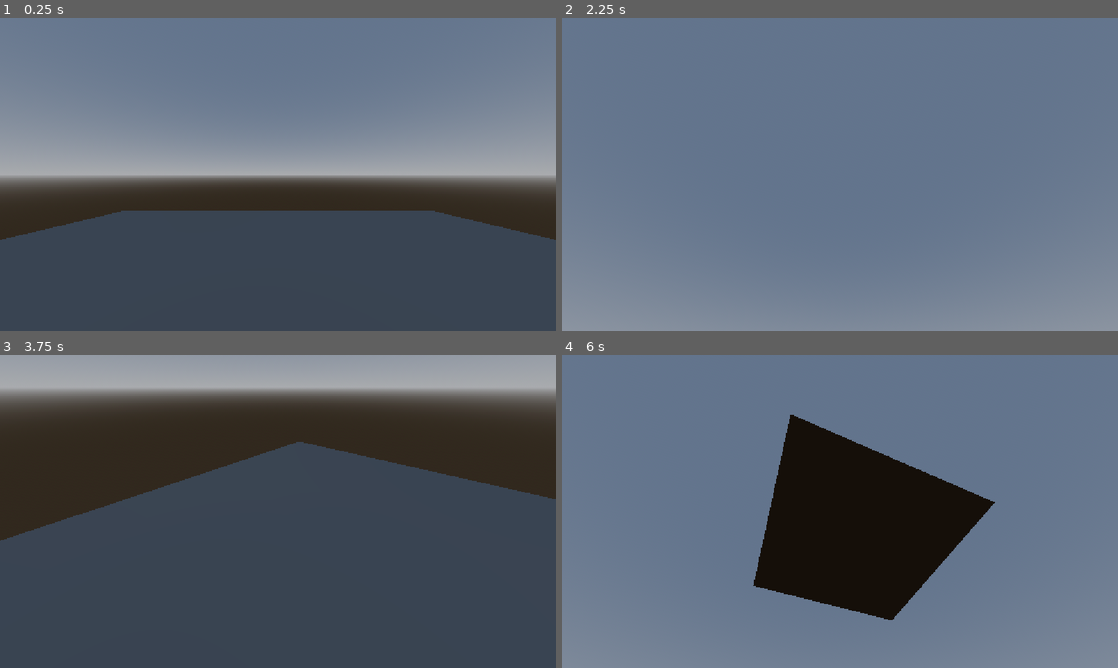
Above: before the commit, frames 1-4 (two rows, left to right).
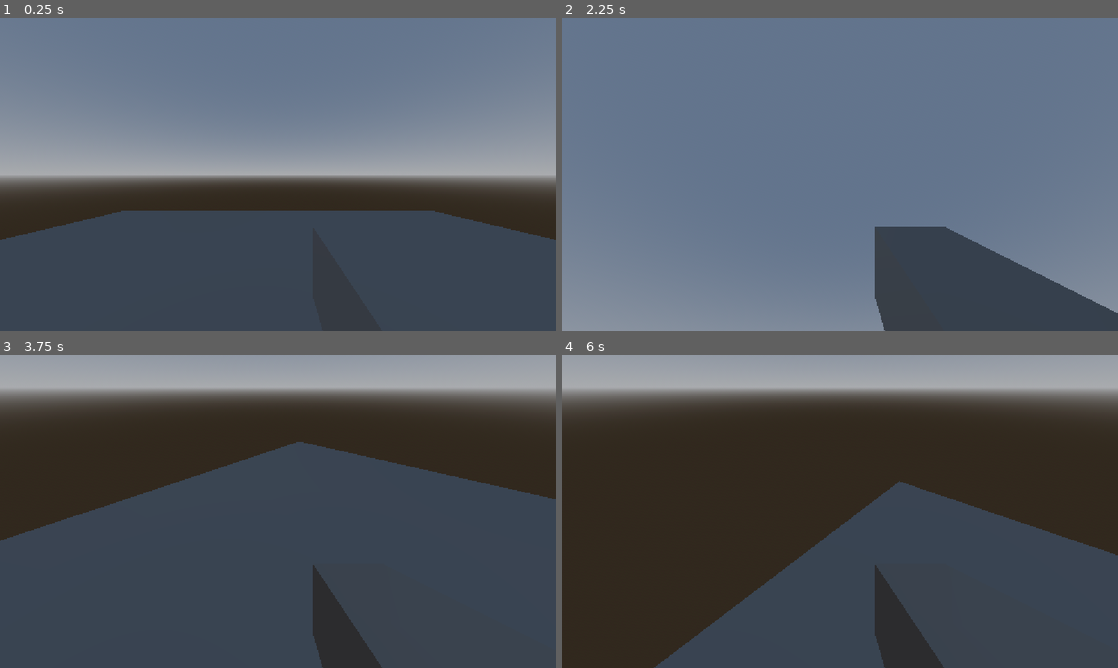
Above: after the commit, the same moments.

Repository: RayTK09/protogenStealsAltmansRam
Game: Godot game, scene res://scenes/test.tscn
Two runs of this game, one before a commit and one after it. Both use one fixed random seed, a clock stepped at 60 frames per second and the inputs below.
Inputs (mouse positions are in pixels of both pictures, inside the frame that each line leads up to):
- Up to frame 1 (0.25 s): no input
- Up to frame 2 (2.25 s): tap Enter (ui_accept) at 0.5, 0.6, 1.55, 2.1 s; move the mouse to (962, 158) at 0.52 s; hold D (right) 0.53-1.28 s; click (962, 158) at 0.67 s; tap Space (jump) at 0.77, 0.8, 1.07, 1.35, 1.52, 1.82 s; move the mouse to (728, 190) at 1.27 s; hold S (backward) 1.28-2.03 s; click (728, 190) at 1.42 s; move the mouse to (895, 105) at 2.02 s; hold D (right) from 2.03 s (still down); click (895, 105) at 2.17 s
- Up to frame 3 (3.75 s): tap Space (jump) at 2.3, 3.02, 3.32 s; tap Enter (ui_accept) at 2.75, 3.05 s; move the mouse to (250, 574) at 2.77 s; release D (right) at 2.78 s; hold W (forward) 2.78-3.53 s; tap Alt at 2.85 s; click (250, 574) at 2.92 s; move the mouse to (444, 558) at 3.52 s; hold A (left) from 3.53 s (still down); tap Shift at 3.6 s; click (444, 558) at 3.67 s
- Up to frame 4 (6 s): tap Space (jump) at 3.77, 3.8, 4.07, 4.52, 4.82, 5.1 s; tap Escape (esc, bound only after the commit) at 4.15 s; move the mouse to (673, 464) at 4.27 s; tap Enter (ui_accept) at 4.35, 5, 5.85 s; click (673, 464) at 4.42 s; move the mouse to (867, 511) at 5.02 s; release A (left) at 5.03 s; hold S (backward) 5.03-5.78 s; click (867, 511) at 5.17 s; move the mouse to (756, 433) at 5.77 s; hold D (right) from 5.78 s (still down); click (756, 433) at 5.92 s

The runs differ from the first frame. In frame 2, 10% of the frame differs, in the area x 56-100%, y 66-100%; in frame 3, 2.0%; in frame 4, 100%, in the area x 0-100%, y 0-100%.

Commit message:
added base weapon system

Diff:
--- a/project.godot
+++ b/project.godot
@@ -14,6 +14,10 @@
 run/main_scene="uid://g81qq63051vn"
 config/features=PackedStringArray("4.7", "Mobile")
 config/icon="res://icon.svg"
+
+[autoload]
+
+Gobals="*uid://d1oq8aynywxex"
 
 [display]
 
@@ -51,6 +55,21 @@
 "events": [Object(InputEventKey,"resource_local_to_scene":false,"resource_name":"","device":-1,"window_id":0,"alt_press …(191 unchanged characters)…
 ]
 }
+esc={
+"deadzone": 0.2,
+"events": [Object(InputEventKey,"resource_local_to_scene":false,"resource_name":"","device":-1,"window_id":0,"alt_pressed":false,"shift_pressed":false,"ctrl_pressed":false,"meta_pressed":false,"pressed":false,"keycode":0,"physical_keycode":4194305,"key_label":0,"unicode":0,"location":0,"echo":false,"script":null)
+]
+}
+fire={
+"deadzone": 0.2,
+"events": [Object(InputEventMouseButton,"resource_local_to_scene":false,"resource_name":"","device":-1,"window_id":0,"alt_pressed":false,"shift_pressed":false,"ctrl_pressed":false,"meta_pressed":false,"button_mask":0,"position":Vector2(0, 0),"global_position":Vector2(0, 0),"factor":1.0,"button_index":1,"canceled":false,"pressed":false,"double_click":false,"script":null)
+]
+}
+aim={
+"deadzone": 0.2,
+"events": [Object(InputEventMouseButton,"resource_local_to_scene":false,"resource_name":"","device":-1,"window_id":0,"alt_pressed":false,"shift_pressed":false,"ctrl_pressed":false,"meta_pressed":false,"button_mask":0,"position":Vector2(0, 0),"global_position":Vector2(0, 0),"factor":1.0,"button_index":2,"canceled":false,"pressed":false,"double_click":false,"script":null)
+]
+}
 
 [physics]
 
--- /dev/null
+++ b/scenes/enemy_test.tscn
@@ -0,0 +1,13 @@
+[gd_scene format=3 uid="uid://bqwhgpw8dsxoa"]
+
+[sub_resource type="CapsuleShape3D" id="CapsuleShape3D_2qw5g"]
+
+[sub_resource type="CapsuleMesh" id="CapsuleMesh_78ya6"]
+
+[node name="enemyTest" type="CharacterBody3D" unique_id=146386525]
+
+[node name="CollisionShape3D" type="CollisionShape3D" parent="." unique_id=617028326]
+shape = SubResource("CapsuleShape3D_2qw5g")
+
+[node name="MeshInstance3D" type="MeshInstance3D" parent="CollisionShape3D" unique_id=1481683060]
+mesh = SubResource("CapsuleMesh_78ya6")
--- a/scenes/player.tscn
+++ b/scenes/playerStuff/player.tscn
@@ -1,6 +1,7 @@
 [gd_scene format=3 uid="uid://dvvg307gmlhc6"]
 
 [ext_resource type="Script" uid="uid://chc0uckreu163" path="res://script/playerScripts/player.gd" id="1_3vyb7"]
+[ext_resource type="PackedScene" uid="uid://dtb04b2bo35og" path="res://scenes/playerStuff/weapons.tscn" id="2_gjgum"]
 
 [sub_resource type="CapsuleShape3D" id="CapsuleShape3D_2qw5g"]
 
@@ -13,3 +14,6 @@
 [node name="Camera3D" type="Camera3D" parent="." unique_id=1127335141]
 transform = Transform3D(1, 0, 0, 0, 1, 0, 0, 0, 1, 0, 0.5, 0)
 fov = 90.0
+
+[node name="weapons" parent="Camera3D" unique_id=1990929830 instance=ExtResource("2_gjgum")]
+transform = Transform3D(1, 0, 0, 0, 1, 0, 0, 0, 1, 0.4, -0.5, -0.4)
--- /dev/null
+++ b/scenes/playerStuff/weapons.tscn
@@ -0,0 +1,29 @@
+[gd_scene format=3 uid="uid://dtb04b2bo35og"]
+
+[ext_resource type="Script" uid="uid://cju7y3xhpj0gu" path="res://script/playerScripts/weapons.gd" id="1_fjp46"]
+
+[sub_resource type="BoxMesh" id="BoxMesh_2qw5g"]
+size = Vector3(0.4, 0.4, 1)
+
+[sub_resource type="BoxShape3D" id="BoxShape3D_78ya6"]
+size = Vector3(1.2, 1, 1)
+
+[node name="weapons" type="Node3D" unique_id=1990929830]
+script = ExtResource("1_fjp46")
+weaponName = "fists"
+type = 0
+
+[node name="MeshInstance3D" type="MeshInstance3D" parent="." unique_id=1337707592]
+mesh = SubResource("BoxMesh_2qw5g")
+
+[node name="RayCast3D" type="RayCast3D" parent="." unique_id=702965883]
+transform = Transform3D(1, 0, 0, 0, 1, 0, 0, 0, 1, -0.4, 0.5, 0)
+target_position = Vector3(0, 0, -10)
+collision_mask = 2
+debug_shape_custom_color = Color(1, 1, 1, 1)
+
+[node name="Area3D" type="Area3D" parent="." unique_id=346428329]
+
+[node name="CollisionShape3D" type="CollisionShape3D" parent="Area3D" unique_id=832492693]
+transform = Transform3D(1, 0, 0, 0, 1, 0, 0, 0, 1, -0.4, 0, 0)
+shape = SubResource("BoxShape3D_78ya6")
--- a/scenes/test.tscn
+++ b/scenes/test.tscn
@@ -1,6 +1,6 @@
 [gd_scene format=3 uid="uid://g81qq63051vn"]
 
-[ext_resource type="PackedScene" uid="uid://dvvg307gmlhc6" path="res://scenes/player.tscn" id="1_errlg"]
+[ext_resource type="PackedScene" uid="uid://dvvg307gmlhc6" path="res://scenes/playerStuff/player.tscn" id="1_errlg"]
 
 [sub_resource type="ProceduralSkyMaterial" id="ProceduralSkyMaterial_bl13t"]
 sky_horizon_color = Color(0.66224277, 0.6717428, 0.6867428, 1)
--- /dev/null
+++ b/script/enemy_test.gd
@@ -0,0 +1,28 @@
+extends CharacterBody3D
+
+
+const SPEED = 5.0
+const JUMP_VELOCITY = 4.5
+
+
+func _physics_process(delta: float) -> void:
+	# Add the gravity.
+	if not is_on_floor():
+		velocity += get_gravity() * delta
+
+	# Handle jump.
+	if Input.is_action_just_pressed("ui_accept") and is_on_floor():
+		velocity.y = JUMP_VELOCITY
+
+	# Get the input direction and handle the movement/deceleration.
+	# As good practice, you should replace UI actions with custom gameplay actions.
+	var input_dir := Input.get_vector("ui_left", "ui_right", "ui_up", "ui_down")
+	var direction := (transform.basis * Vector3(input_dir.x, 0, input_dir.y)).normalized()
+	if direction:
+		velocity.x = direction.x * SPEED
+		velocity.z = direction.z * SPEED
+	else:
+		velocity.x = move_toward(velocity.x, 0, SPEED)
+		velocity.z = move_toward(velocity.z, 0, SPEED)
+
+	move_and_slide()
--- /dev/null
+++ b/script/gobals.gd
@@ -0,0 +1,15 @@
+extends Node
+
+class_name globals
+
+@export var mouseSens := 0.01
+
+
+# Called when the node enters the scene tree for the first time.
+func _ready() -> void:
+	pass # Replace with function body.
+
+
+# Called every frame. 'delta' is the elapsed time since the previous frame.
+func _process(delta: float) -> void:
+	pass
--- a/script/playerScripts/player.gd
+++ b/script/playerScripts/player.gd
@@ -4,18 +4,29 @@
 const ACCEL := 3.0
 const JUMP_VELOCITY := 6
 
-@export var mouseSens := 0.01
-
+@onready var global : globals = get_node("/root/Gobals")
 @onready var camera := $Camera3D
+@onready var weapon := $weapons
 
 var rotY : float
 var rotX : float
+var currentPlayerState : playerState = playerState.PLAY
+
+enum playerState {
+	PLAY,
+	PAUSE,
+	CUTSCENE
+}
+
+
+func _ready() -> void:
+	Input.mouse_mode = Input.MOUSE_MODE_CAPTURED
 
 
 func _input(event: InputEvent) -> void:
-	if event is InputEventMouseMotion:
-		rotX -= event.screen_relative.x * mouseSens
-		rotY -= event.screen_relative.y * mouseSens
+	if event is InputEventMouseMotion and currentPlayerState == playerState.PLAY:
+		rotX -= event.screen_relative.x * global.mouseSens
+		rotY -= event.screen_relative.y * global.mouseSens
 		transform.basis = Basis()
 		camera.transform.basis = Basis()
 		rotate_y(rotX)
@@ -24,25 +35,33 @@
 		camera.rotation.x = clampf(camera.rotation.x, -(PI / 2), PI / 2)
 		rotY = clampf(rotY, -(PI / 2), PI / 2)
 
+	if Input.is_action_just_pressed("esc") and currentPlayerState != playerState.PAUSE:
+		currentPlayerState = playerState.PAUSE
+		Input.mouse_mode = Input.MOUSE_MODE_VISIBLE
+	elif Input.is_action_just_pressed("esc") and currentPlayerState == playerState.PAUSE:
+		currentPlayerState = playerState.PLAY
+		Input.mouse_mode = Input.MOUSE_MODE_CAPTURED
+
 
 func _physics_process(delta: float) -> void:
-	# Add the gravity.
-	if not is_on_floor():
-		velocity += get_gravity() * delta
+	if currentPlayerState == playerState.PLAY:
+		# Add the gravity.
+		if not is_on_floor():
+			velocity += get_gravity() * delta
 
-	# Handle jump.
-	if Input.is_action_just_pressed("jump") and is_on_floor():
-		velocity.y = JUMP_VELOCITY
+		# Handle jump.
+		if Input.is_action_just_pressed("jump") and is_on_floor():
+			velocity.y = JUMP_VELOCITY
 
-	# Get the input direction and handle the movement/deceleration.
-	# As good practice, you should replace UI actions with custom gameplay actions.
-	var input_dir := Input.get_vector("left", "right", "forward", "backward")
-	var direction := (transform.basis * Vector3(input_dir.x, 0, input_dir.y)).normalized()
-	if direction:
-		velocity.x = move_toward(0, SPEED * direction.x, ACCEL)
-		velocity.z = move_toward(0, SPEED * direction.z, ACCEL)
-	else:
-		velocity.x = move_toward(velocity.x, 0, ACCEL)
-		velocity.z = move_toward(velocity.z, 0, ACCEL)
+		# Get the input direction and handle the movement/deceleration.
+		# As good practice, you should replace UI actions with custom gameplay actions.
+		var input_dir := Input.get_vector("left", "right", "forward", "backward")
+		var direction := (transform.basis * Vector3(input_dir.x, 0, input_dir.y)).normalized()
+		if direction:
+			velocity.x = move_toward(0, SPEED * direction.x, ACCEL)
+			velocity.z = move_toward(0, SPEED * direction.z, ACCEL)
+		else:
+			velocity.x = move_toward(velocity.x, 0, ACCEL)
+			velocity.z = move_toward(velocity.z, 0, ACCEL)
 
-	move_and_slide()
+		move_and_slide()
--- /dev/null
+++ b/script/playerScripts/weapons.gd
@@ -0,0 +1,32 @@
+extends Node3D
+
+class_name weapons
+
+@onready var weaponRange := $RayCast3D
+@onready var melee := $Area3D
+
+@export var weaponName : String
+@export var type := weaponType.PISTOL
+@export var ammo := 17
+@export var range := 10
+@export var damage := 10
+
+enum weaponType {
+	MELEE,
+	PISTOL,
+	ASSULT_RIFLE,
+	SMG,
+	SHOTGUN,
+	SNIPER,
+	ROCKET_LAUNCHER
+}
+
+
+# Called when the node enters the scene tree for the first time.
+func _ready() -> void:
+	weaponRange.target_position = Vector3(0, 0, -range)
+
+
+# Called every frame. 'delta' is the elapsed time since the previous frame.
+func _process(delta: float) -> void:
+	pass
Not shown, added: script/enemy_test.gd.uid
Not shown, added: script/gobals.gd.uid
Not shown, added: script/playerScripts/weapons.gd.uid
